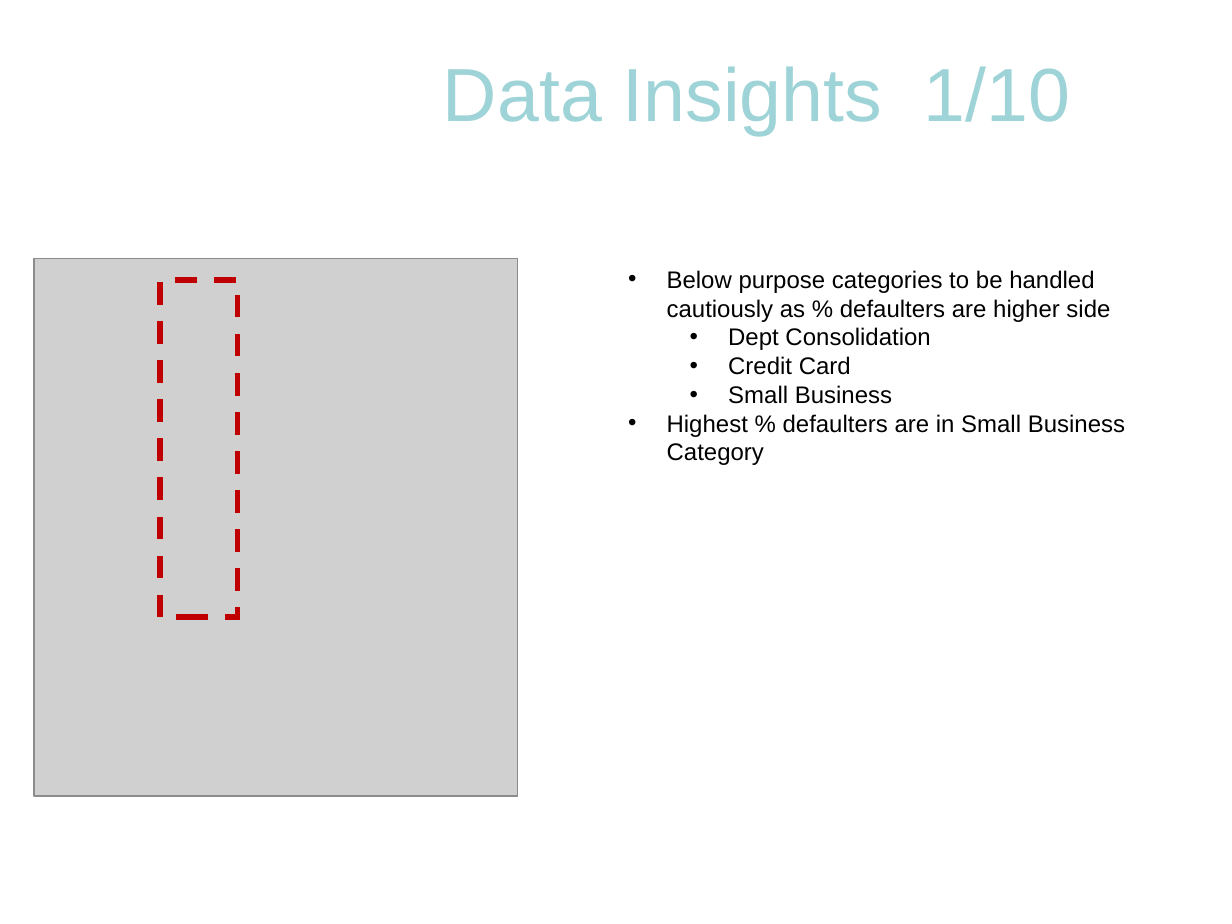
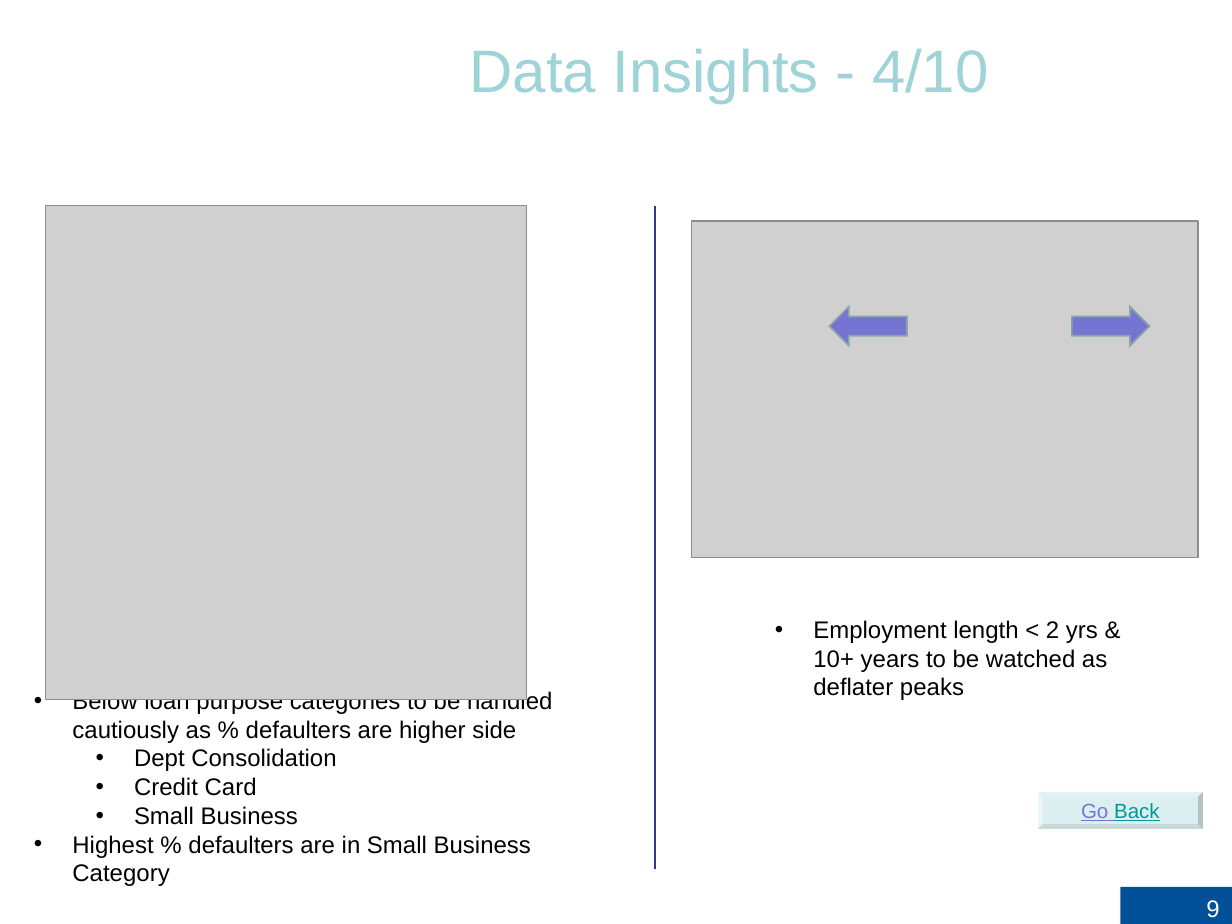
Before and after one commit to RujDha/LendingClub-CaseStudy, a slide deck: slide 9 of LeandingClub-CaseStudy.pptx (slide 8 before the commit). Drawn at 1232x924 pixels with LibreOffice and Linux fonts; fonts in the diff are those of the drawing; grey boxes stand for pictures; background and template pictures are left out. Boxes give left, top, right and bottom in pixels: in the first picture for what was removed or moved away, otherwise in the second. Text is boxed around its words. In the diff, an @@ line names an element or a change of style, - is before the commit and + after.

```diff
--- a/LeandingClub-CaseStudy.pptx
+++ b/LeandingClub-CaseStudy.pptx
@@ title at [470, 49, 989, 104]: text changed; size 44 to 35 pt @@
-Data Insights 1/10
+Data Insights - 4/10
@@ picture: place and size @@
-picture at [34, 259, 519, 796]
+picture at [46, 206, 526, 700]
@@ line added from (655, 206) to (655, 870), #333399 1.5 pt @@
@@ picture added at [691, 221, 1198, 557] @@
@@ rectangle removed at [160, 280, 238, 617] @@
@@ left arrow added at [829, 307, 907, 345], fill #7575D1, outline #8AA6A8 1 pt @@
@@ left arrow added at [1072, 307, 1149, 345], fill #7575D1, outline #8AA6A8 1 pt @@
@@ text added at [813, 620, 1107, 700], 14 pt, text #000000 @@
+• Employment length < 2 yrs & 10+ years to be watched as deflater peaks
@@ text "Below loan purpose categories to ...": place and size @@
-text "Below loan purpose categories to ..." at [667, 270, 1125, 465]
+text "Below loan purpose categories to ..." at [72, 690, 552, 886]
@@ text at [72, 690, 552, 743]: text changed @@
-• Below purpose categories to be handled cautiously as % defaulters are higher side
+• Below loan purpose categories to be handled cautiously as % defaulters are higher side
@@ text at [196, 699, 283, 715]: text changed; size 24 to 25 pt @@
-Bivariate Analysis – Loan Purpose Vs Defaulters
+Bivariate Analysis – Employee Length & Purpose
@@ bevel added at [1039, 792, 1204, 829], fill #BBE0E3 at 50% opacity, 12 pt, text #009999, underline @@
+Go Back
@@ page number added at [1120, 887, 1232, 924], fill #025198, 14 pt, text #FFFFFF @@
+9
```
Also in this commit, not shown: 8 other slides changed, 7 slides added, 3 slides removed.
